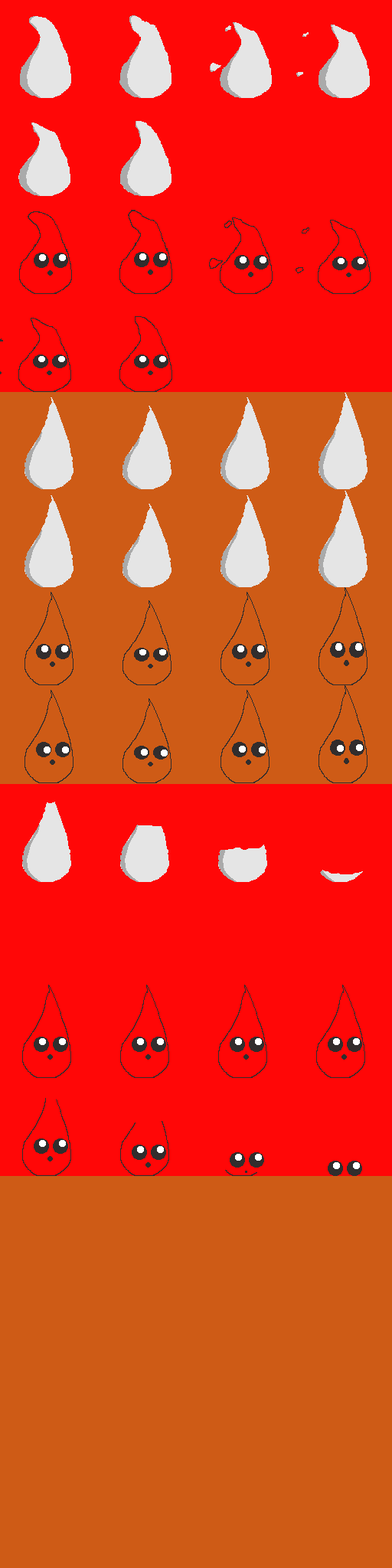
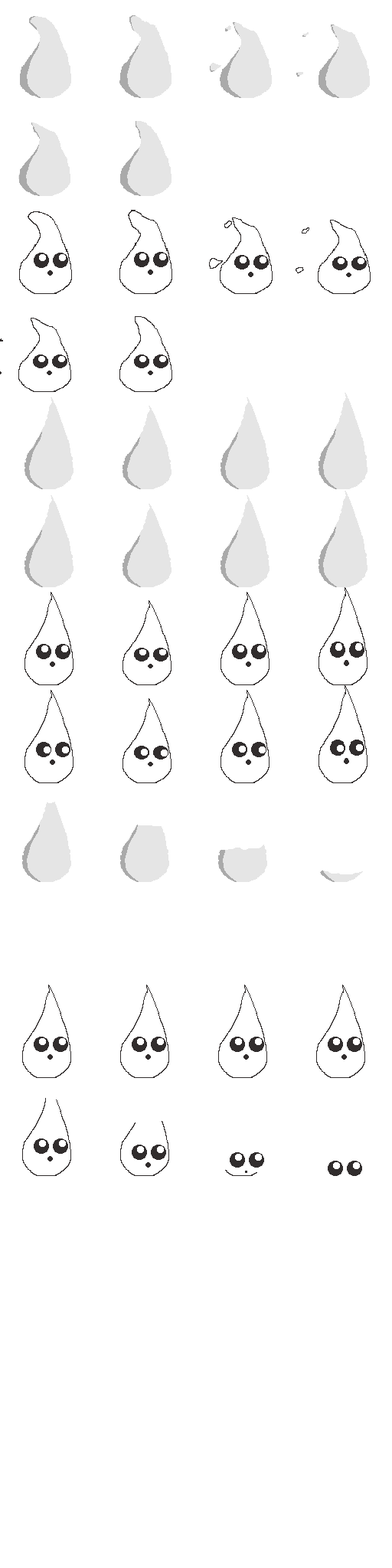
Layers edited between the first and the second (392, 1568) image:
hid "Background" over [0, 0, 392, 1568]
